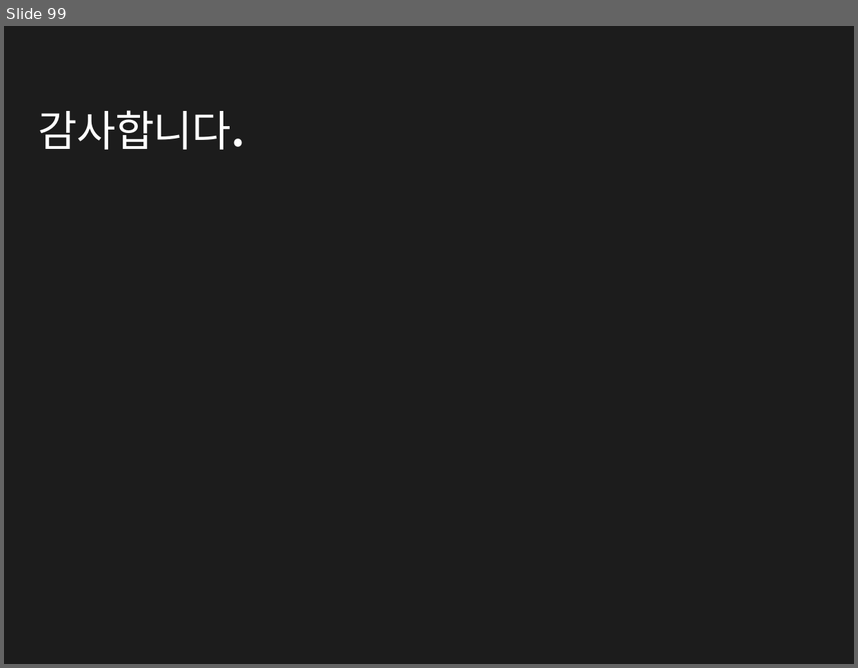
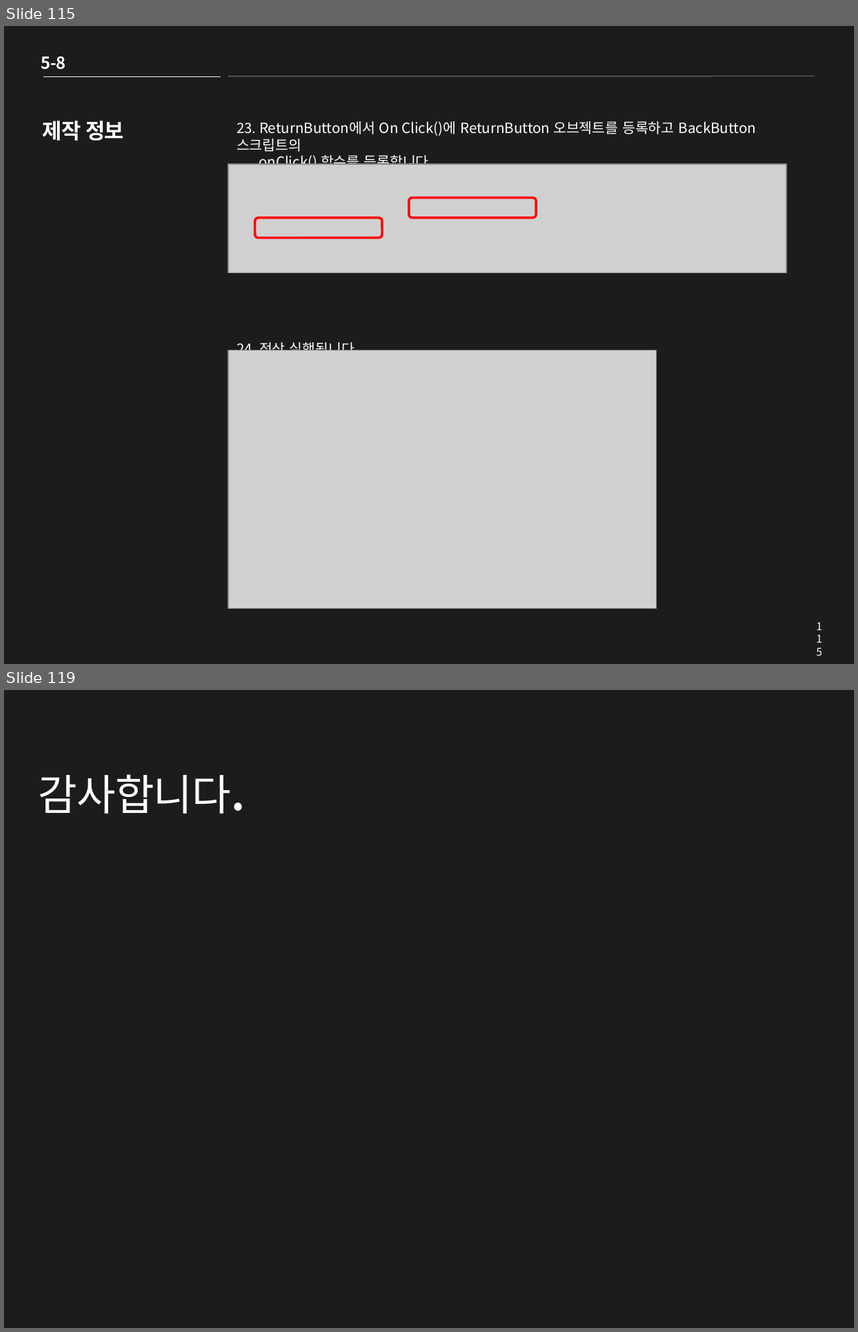
Before and after one commit to clianor/Unity-2D-Roguelike-tutorial, a slide deck: Roguelike PPT.pptx. Shown one above the other, each under a label of ours: slide 99 before the commit, slides 115 and 119 after it; the slides between them are not shown. The pictures are 858x668 and 858x1332 pixels, drawn with LibreOffice and Linux fonts; fonts in the diff are those of the drawing; grey boxes stand for pictures. Boxes give left, top, right and bottom in pixels: in the first picture for what was removed or moved away, otherwise in the second. Text is boxed around its words. In the diff, an @@ line names an element or a change of style, - is before the commit and + after.

```diff
--- a/Roguelike PPT.pptx
+++ b/Roguelike PPT.pptx
@@ slide 115 added at bbox=[4, 26, 854, 664], background #1C1C1C @@
@@ text added at bbox=[41, 56, 65, 69], 14 pt, text #FFFFFF, bold @@
+5-8
@@ line added from (43, 76) to (221, 76), #F2F2F2 0.25 pt @@
@@ line added from (228, 76) to (815, 76), #F2F2F2 0.25 pt @@
@@ title added at bbox=[43, 121, 124, 141], 18 pt, text #FFFFFF, bold @@
+제작 정보
@@ text added at bbox=[237, 121, 756, 358], 12 pt, text #FFFFFF @@
+23. ReturnButton에서 On Click()에 ReturnButton 오브젝트를 등록하고 BackButton 스크립트의
+onClick() 함수를 등록합니다.
+24. 정상 실행됩니다.
@@ picture added at bbox=[228, 164, 787, 272] @@
@@ rounded rectangle added at bbox=[408, 198, 536, 218], outline #FF0000 2 pt @@
@@ rounded rectangle added at bbox=[254, 217, 382, 238], outline #FF0000 2 pt @@
@@ picture added at bbox=[228, 350, 657, 608] @@
@@ page number added at bbox=[807, 615, 831, 637], 9 pt, text #FFFFFF @@
+115
@@ what was slide 99 is now slide 119 @@
```
Also in this commit, not shown: 1 slide changed, 21 other slides added, 2 slides removed, 34 other files.
